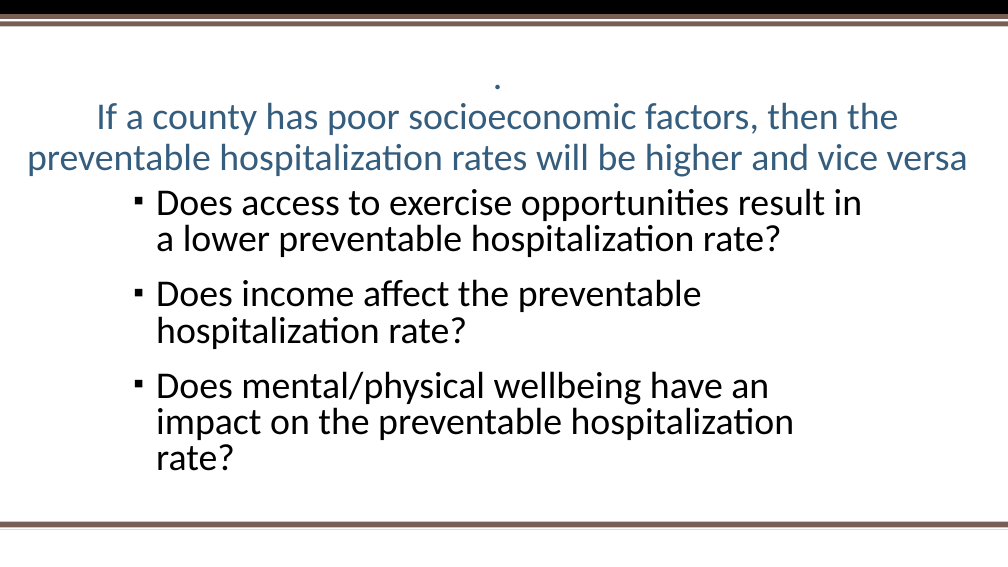
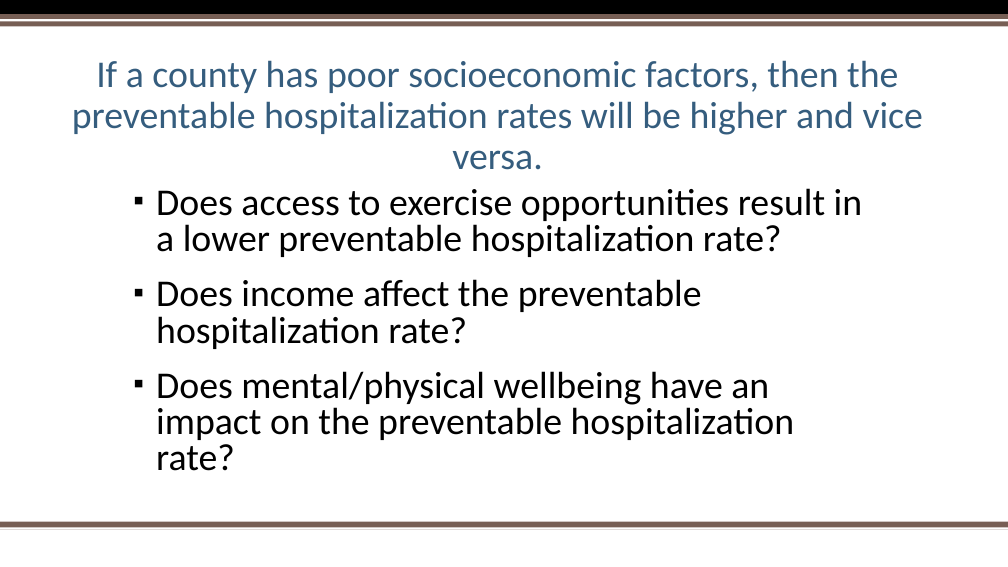
Before and after one commit to hbielser/FourLoopers.CityProject1, a slide deck: slide 3 of Project One PowerPoint Presentation 2.pptx (slide 2 before the commit). Drawn at 1008x567 pixels with LibreOffice and Linux fonts; fonts in the diff are those of the drawing; background and template pictures are left out. Boxes give left, top, right and bottom in pixels: in the first picture for what was removed or moved away, otherwise in the second. Text is boxed around its words. In the diff, an @@ line names an element or a change of style, - is before the commit and + after.

```diff
--- a/Project One PowerPoint Presentation 2.pptx
+++ b/Project One PowerPoint Presentation 2.pptx
@@ title "If a county has poor ..." at [72,60,923,170]: vertical alignment bottom to middle @@
@@ title at [72,60,923,170]: text changed @@
-.
-If a county has poor socioeconomic factors, then the preventable hospitalization rates will be higher and vice versa
+If a county has poor socioeconomic factors, then the preventable hospitalization rates will be higher and vice versa.
```
Also in this commit, not shown: 1 other slide changed, 9 slides added, 3 slides removed, 17 other files.
